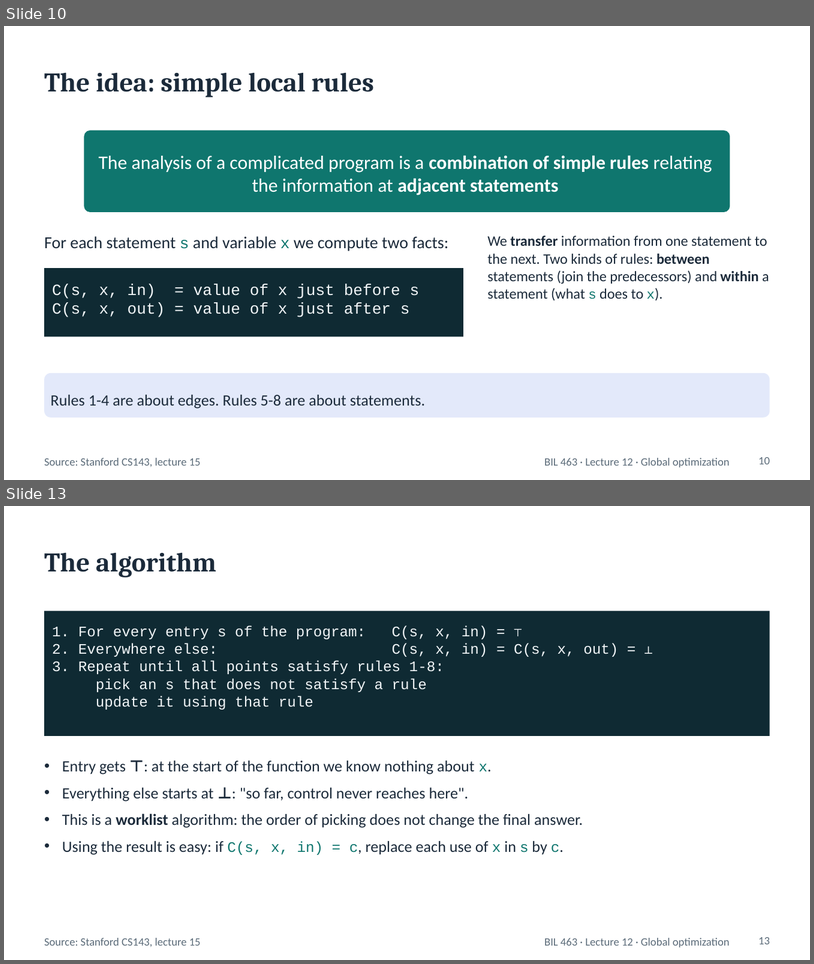
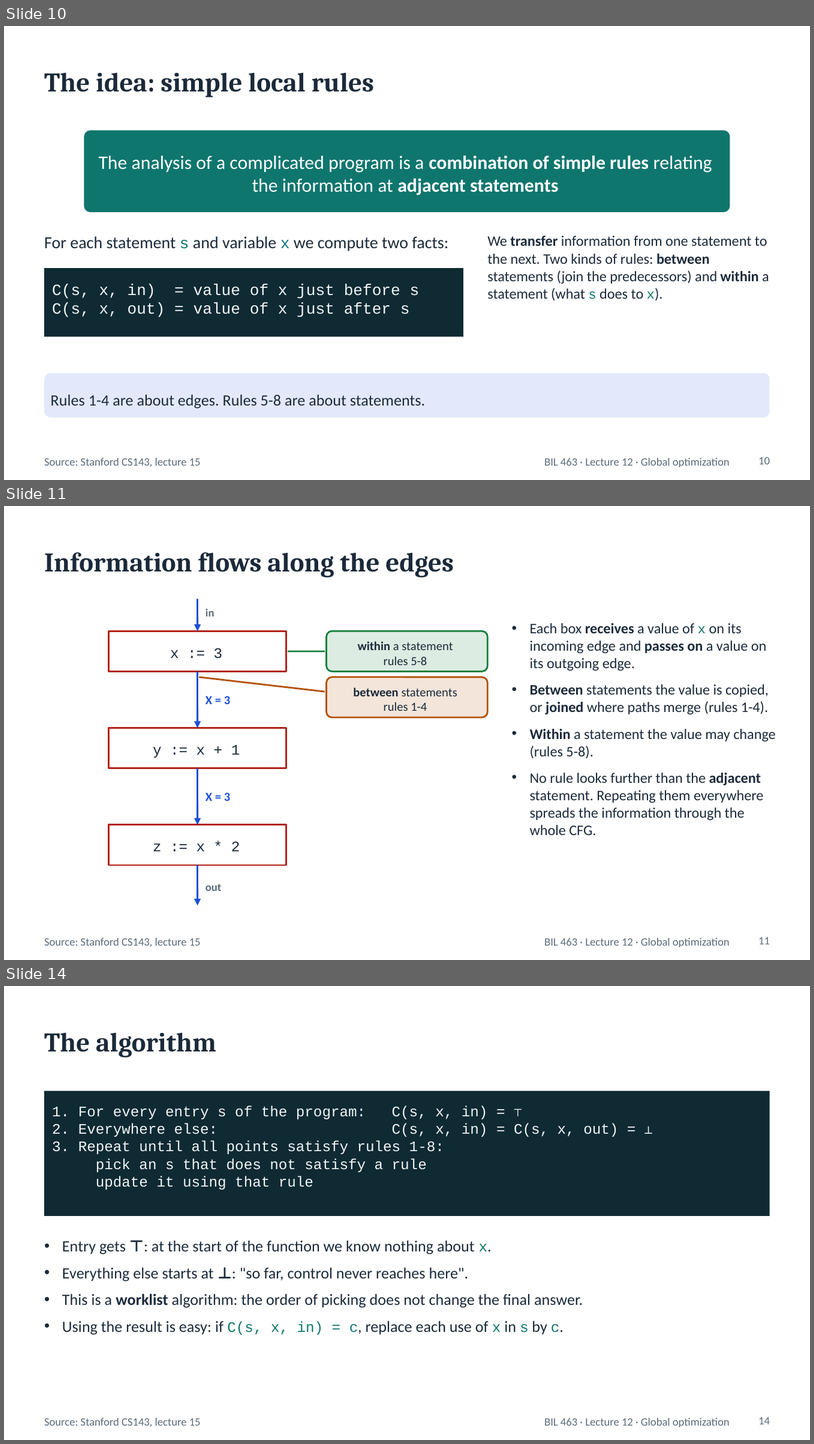
Before and after one commit to adaskin/compiler-course, a slide deck: lecture-notes/12-global-optimization.pptx. Shown one above the other, each under a label of ours: slides 10 and 13 before the commit, slides 10, 11 and 14 after it; the slides between them are not shown. The pictures are 814x964 and 814x1444 pixels, drawn with LibreOffice and Linux fonts; fonts in the diff are those of the drawing. Boxes give left, top, right and bottom in pixels: in the first picture for what was removed or moved away, otherwise in the second. Text is boxed around its words. In the diff, an @@ line names an element or a change of style, - is before the commit and + after.

```diff
--- a/lecture-notes/12-global-optimization.pptx
+++ b/lecture-notes/12-global-optimization.pptx
@@ slide 11 added at (x1=4, y1=506, x2=810, y2=960), background #FFFFFF; not listed: 1 template element that a slide beside it also shows @@
@@ title added at (x1=44, y1=552, x2=454, y2=577), 24 pt, text #1B2A3A, bold @@
+Information flows along the edges
@@ arrow added from (198, 599) to (198, 631), #1D4ED8 1.5 pt @@
@@ text added at (x1=206, y1=609, x2=215, y2=616), 10 pt, text #5B6B79, bold @@
+in
@@ rectangle added at (x1=109, y1=631, x2=286, y2=672), fill #FFFFFF, outline #B42318 1.5 pt, 13 pt, text #1B2A3A @@
+x := 3
@@ rounded rectangle added at (x1=327, y1=631, x2=488, y2=672), fill #15803D at 15% opacity, outline #15803D 1.5 pt, 11 pt, text #1B2A3A @@
+within a statement
+rules 5-8
@@ text added at (x1=530, y1=623, x2=776, y2=835), 13 pt, text #1B2A3A @@
+• Each box receives a value of x on its incoming edge and passes on a value on its outgoing edge.
+• Between statements the value is copied, or joined where paths merge (rules 1-4).
+• Within a statement the value may change (rules 5-8).
+• No rule looks further than the adjacent statement. Repeating them everywhere spreads the information through the whole CFG.
@@ line added from (288, 651) to (325, 651), #15803D 1.5 pt @@
@@ arrow added from (198, 672) to (198, 728), #1D4ED8 1.5 pt @@
@@ line added from (199, 677) to (325, 691), #B45309 1.5 pt @@
@@ rounded rectangle added at (x1=327, y1=677, x2=488, y2=717), fill #B45309 at 15% opacity, outline #B45309 1.5 pt, 11 pt, text #1B2A3A @@
+between statements
+rules 1-4
@@ text added at (x1=206, y1=696, x2=230, y2=704), 11 pt, text #1D4ED8, bold @@
+X = 3
@@ rectangle added at (x1=109, y1=728, x2=286, y2=768), fill #FFFFFF, outline #B42318 1.5 pt, 13 pt, text #1B2A3A @@
+y := x + 1
@@ arrow added from (198, 768) to (198, 825), #1D4ED8 1.5 pt @@
@@ text added at (x1=206, y1=792, x2=230, y2=801), 11 pt, text #1D4ED8, bold @@
+X = 3
@@ rectangle added at (x1=109, y1=825, x2=286, y2=865), fill #FFFFFF, outline #B42318 1.5 pt, 13 pt, text #1B2A3A @@
+z := x * 2
@@ arrow added from (198, 865) to (198, 905), #1D4ED8 1.5 pt @@
@@ text added at (x1=206, y1=883, x2=221, y2=891), 10 pt, text #5B6B79, bold @@
+out
@@ text added at (x1=44, y1=937, x2=201, y2=946), 10 pt, text #5B6B79 @@
+Source: Stanford CS143, lecture 15
@@ page number added at (x1=759, y1=937, x2=770, y2=944), 10 pt, text #5B6B79 @@
+11
@@ what was slide 13 is now slide 14 @@
@@ page number at (x1=759, y1=1417, x2=770, y2=1424): text changed @@
-13
+14
```
Also in this commit, not shown: 2 other slides added, 2 slides removed, 1 other file.
